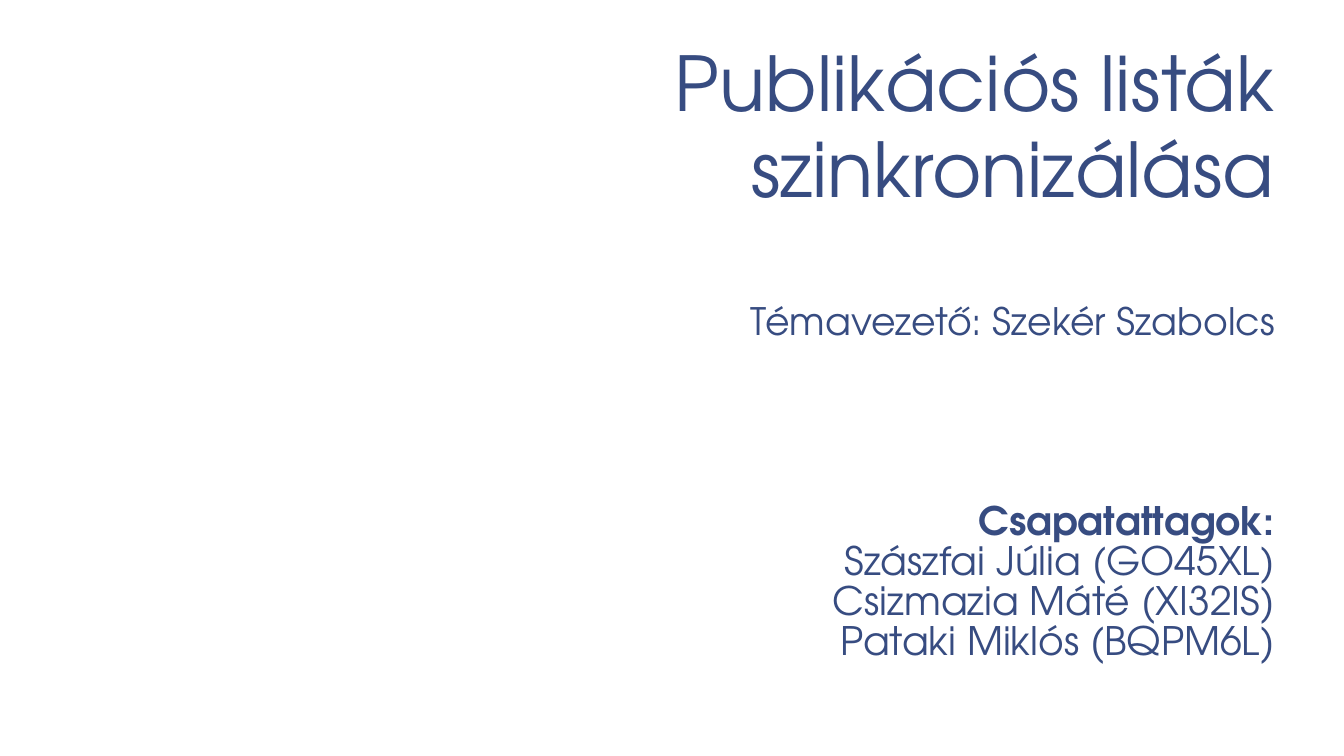
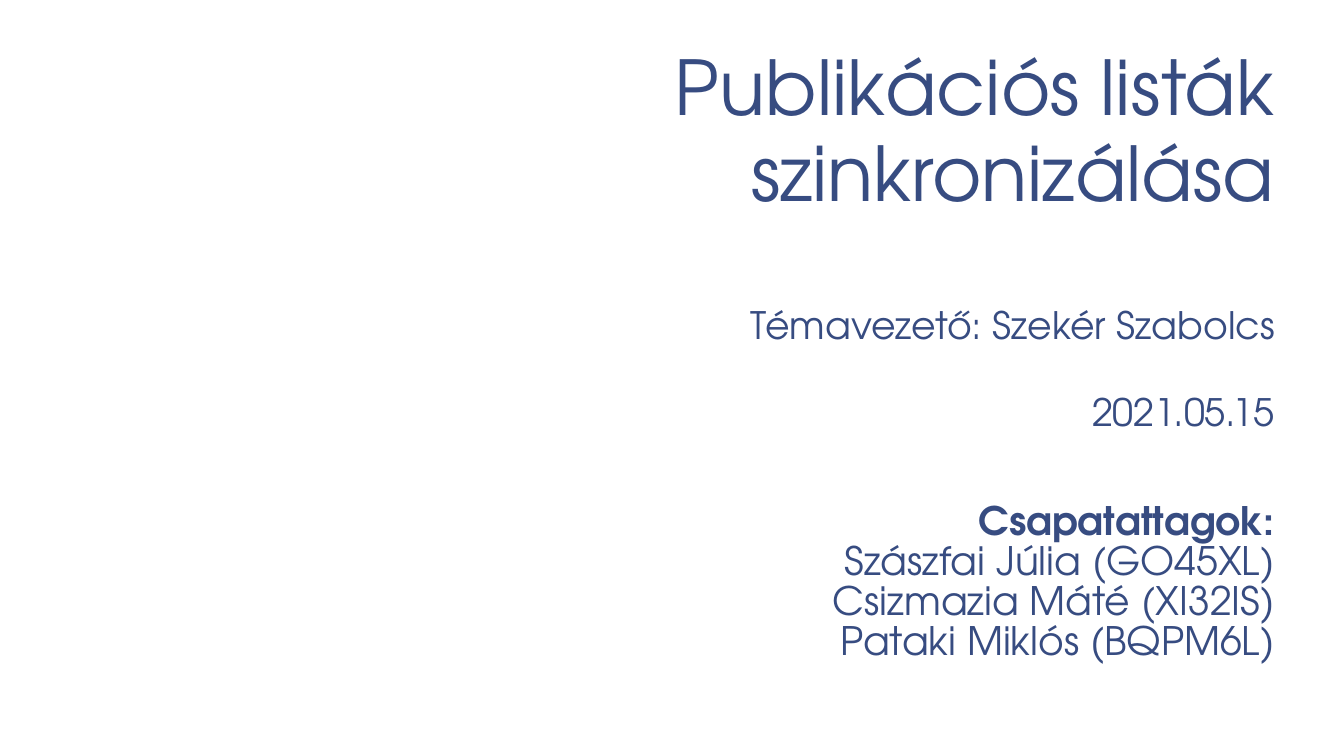
Before and after one commit to patmik2012/PubSync, a slide deck: slide 1 of Publikációs listák szinkronizálása.pptx. Drawn at 1344x756 pixels with LibreOffice and Linux fonts; fonts in the diff are those of the drawing; background and template pictures are left out. Boxes give left, top, right and bottom in pixels: in the first picture for what was removed or moved away, otherwise in the second. Text is boxed around its words. In the diff, an @@ line names an element or a change of style, - is before the commit and + after.

```diff
--- a/Publikációs listák szinkronizálása.pptx
+++ b/Publikációs listák szinkronizálása.pptx
@@ title at (675, 57, 1275, 427): text changed; size 54 to 27 pt @@
-Publikációs listák szinkronizálása
-Témavezető: Szekér Szabolcs
+Publikációs listák szinkronizálása
+Témavezető: Szekér Szabolcs
+2021.05.15
```
Also in this commit, not shown: 15 other slides changed, 3 slides added, 1 slide removed, 4 other files.
